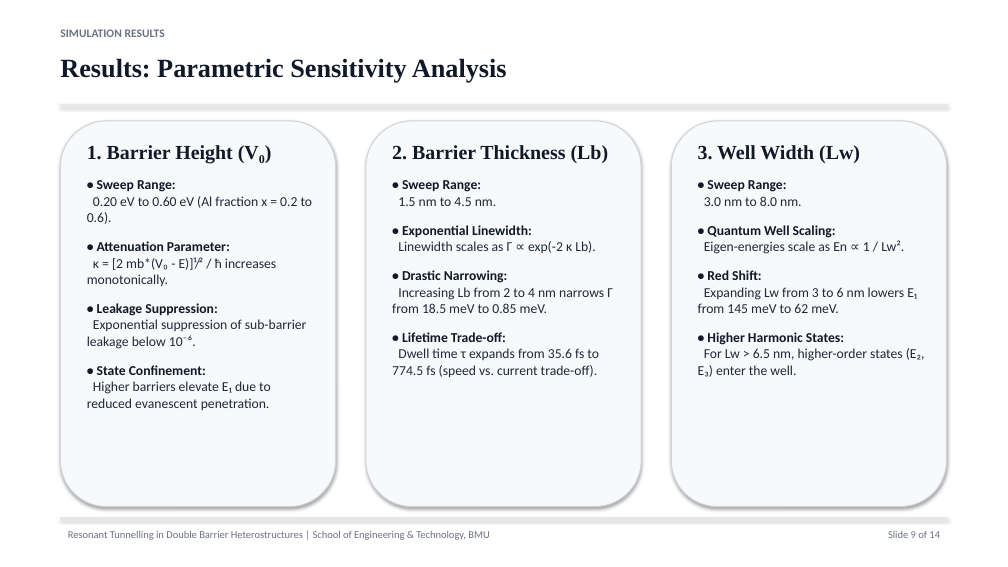
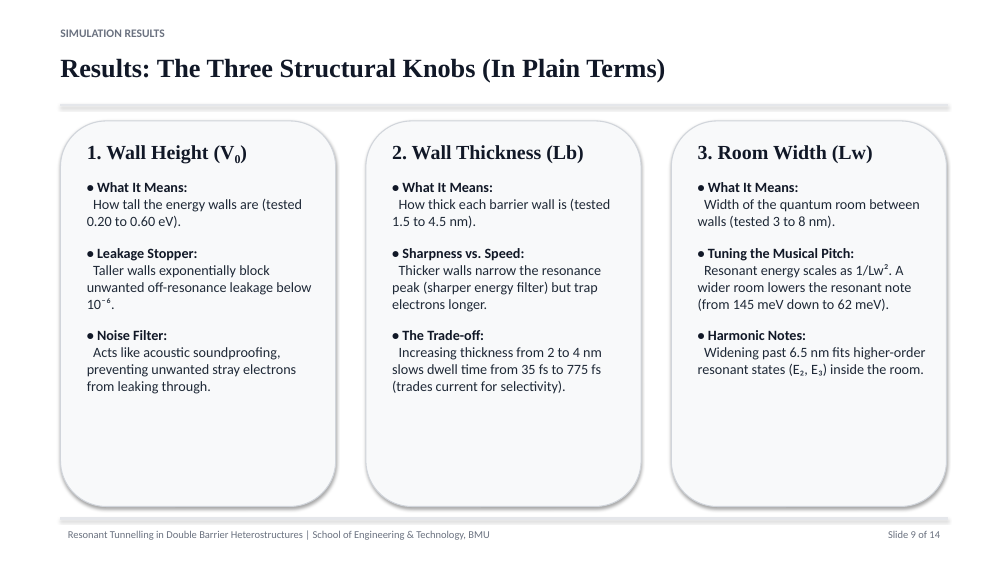
Before and after one commit to Anantgoel2005/double-barrier-simulation, a slide deck: slide 9 of Resonant_Tunnelling_Presentation.pptx. Drawn at 1008x567 pixels with LibreOffice and Linux fonts; fonts in the diff are those of the drawing. Boxes give left, top, right and bottom in pixels: in the first picture for what was removed or moved away, otherwise in the second. Text is boxed around its words. In the diff, an @@ line names an element or a change of style, - is before the commit and + after.

```diff
--- a/Resonant_Tunnelling_Presentation.pptx
+++ b/Resonant_Tunnelling_Presentation.pptx
@@ text at [60,58,665,83]: text changed @@
-Results: Parametric Sensitivity Analysis
+Results: The Three Structural Knobs (In Plain Terms)
@@ text at [87,145,311,394]: text changed; size 13 to 13.5 pt @@
-1. Barrier Height (V₀)
-• Sweep Range:
-0.20 eV to 0.60 eV (Al fraction x = 0.2 to 0.6).
-• Attenuation Parameter:
-κ = [2 mb*(V₀ - E)]¹/² / ħ increases monotonically.
-• Leakage Suppression:
-Exponential suppression of sub-barrier leakage below 10⁻⁶.
-• State Confinement:
-Higher barriers elevate E₁ due to reduced evanescent penetration.
+1. Wall Height (V₀)
+• What It Means:
+How tall the energy walls are (tested 0.20 to 0.60 eV).
+• Leakage Stopper:
+Taller walls exponentially block unwanted off-resonance leakage below 10⁻⁶.
+• Noise Filter:
+Acts like acoustic soundproofing, preventing unwanted stray electrons from leaking through.
@@ text at [392,145,610,394]: text changed; size 13 to 13.5 pt @@
-2. Barrier Thickness (Lb)
-• Sweep Range:
-1.5 nm to 4.5 nm.
-• Exponential Linewidth:
-Linewidth scales as Γ ∝ exp(-2 κ Lb).
-• Drastic Narrowing:
-Increasing Lb from 2 to 4 nm narrows Γ from 18.5 meV to 0.85 meV.
-• Lifetime Trade-off:
-Dwell time τ expands from 35.6 fs to 774.5 fs (speed vs. current trade-off).
+2. Wall Thickness (Lb)
+• What It Means:
+How thick each barrier wall is (tested 1.5 to 4.5 nm).
+• Sharpness vs. Speed:
+Thicker walls narrow the resonance peak (sharper energy filter) but trap electrons longer.
+• The Trade-off:
+Increasing thickness from 2 to 4 nm slows dwell time from 35 fs to 775 fs (trades current for selectivity).
@@ text at [698,145,925,376]: text changed; size 13 to 13.5 pt @@
-3. Well Width (Lw)
-• Sweep Range:
-3.0 nm to 8.0 nm.
-• Quantum Well Scaling:
-Eigen-energies scale as En ∝ 1 / Lw².
-• Red Shift:
-Expanding Lw from 3 to 6 nm lowers E₁ from 145 meV to 62 meV.
-• Higher Harmonic States:
-For Lw > 6.5 nm, higher-order states (E₂, E₃) enter the well.
+3. Room Width (Lw)
+• What It Means:
+Width of the quantum room between walls (tested 3 to 8 nm).
+• Tuning the Musical Pitch:
+Resonant energy scales as 1/Lw². A wider room lowers the resonant note (from 145 meV down to 62 meV).
+• Harmonic Notes:
+Widening past 6.5 nm fits higher-order resonant states (E₂, E₃) inside the room.
```
Also in this commit, not shown: 12 other slides changed, 5 other files.
